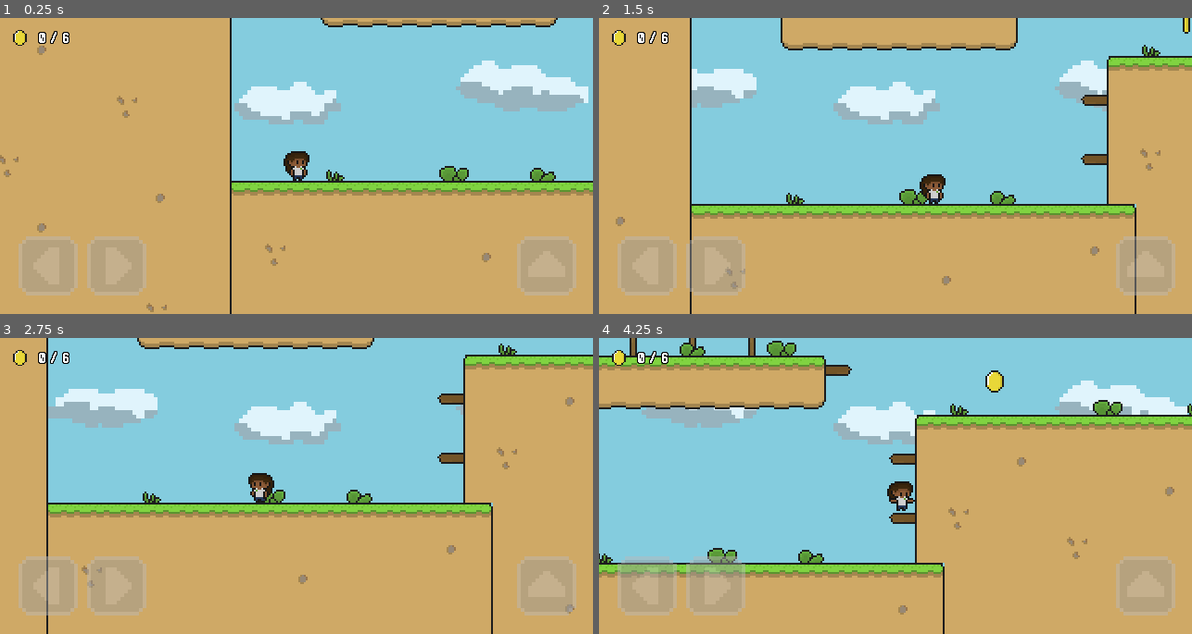
Above: before the commit, frames 1-4 (two rows, left to right).
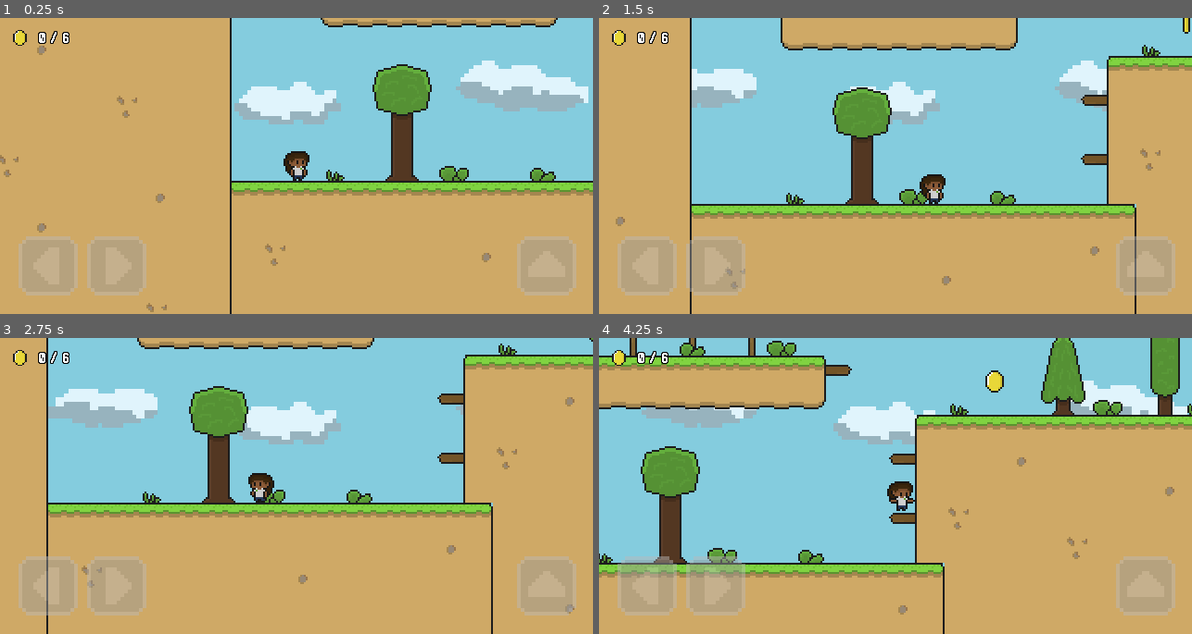
Above: after the commit, the same moments.

Repository: DanilloPitta/MathMinigames
Game: Godot game, scene res://src/Levels/level_2.tscn
Same seed, same stepped clock (60 frames per second), same inputs: the game is played once before the commit and once after it. This scene is started directly instead of the project's main scene.
Inputs (mouse positions are in pixels of both pictures, inside the frame that each line leads up to):
- Up to frame 1 (0.25 s): no input
- Up to frame 2 (1.5 s): move the mouse to (1025, 151) at 0.52 s; hold Right (ui_right) from 0.53 s (still down); click (1025, 151) at 0.67 s; tap W (jump) at 0.77 s; move the mouse to (776, 180) at 1.27 s
- Up to frame 3 (2.75 s): tap W (jump) at 1.52 s; move the mouse to (355, 420) at 2.02 s; release Right (ui_right) at 2.03 s; hold Left (ui_left) from 2.03 s (still down)
- Up to frame 4 (4.25 s): move the mouse to (865, 545) at 2.77 s; release Left (ui_left) at 2.78 s; hold Right (ui_right) from 2.78 s (still down); click (865, 545) at 2.92 s; tap W (jump) at 3.02, 3.77 s; move the mouse to (1073, 530) at 3.52 s

The runs differ from the first frame. In frame 1, 2.3% of the frame differs, in the area x 62-73%, y 15-55%; in frame 2, 2.3%; in frame 3, 2.3%; in frame 4, 4.7%, in the area x 7-98%, y 0-76%.

Commit message:
Adicionar arvores na fase 2

Diff:
--- a/src/Levels/level_2.tscn
+++ b/src/Levels/level_2.tscn
@@ -22,6 +22,9 @@
 [ext_resource type="PackedScene" uid="uid://bbsa8nctv0rmb" path="res://src/Scenes/controls.tscn" id="19_8s6yu"]
 [ext_resource type="PackedScene" uid="uid://q64y8u5hm47q" path="res://src/Scenes/level_door.tscn" id="20_p1rkf"]
 [ext_resource type="PackedScene" uid="uid://ce7uuxjv8vny4" path="res://src/Scenes/key.tscn" id="21_g82mc"]
+[ext_resource type="Texture2D" uid="uid://b4e0y5wawctkw" path="res://src/Assets/Sprites/ScenaryObjects/Vegetation/tree_1.png" id="23_5qyj1"]
+[ext_resource type="Texture2D" uid="uid://bbupnrh1wvr46" path="res://src/Assets/Sprites/ScenaryObjects/Vegetation/tree_3.png" id="24_3771c"]
+[ext_resource type="Texture2D" uid="uid://rmermbg01tn8" path="res://src/Assets/Sprites/ScenaryObjects/Vegetation/tree_2.png" id="25_6o23n"]
 
 [sub_resource type="TileSetAtlasSource" id="TileSetAtlasSource_tobp1"]
 texture = ExtResource("1_5ad2e")
@@ -392,4 +395,46 @@
 [node name="Key" parent="." instance=ExtResource("21_g82mc")]
 position = Vector2(440, -258)
 
+[node name="Trees" type="Node" parent="."]
+
+[node name="Tree1" type="Sprite2D" parent="Trees"]
+z_index = -1
+position = Vector2(92, 112)
+texture = ExtResource("23_5qyj1")
+
+[node name="Tree3" type="Sprite2D" parent="Trees"]
+z_index = -1
+position = Vector2(304, 32)
+texture = ExtResource("24_3771c")
+
+[node name="Tree2" type="Sprite2D" parent="Trees"]
+z_index = -1
+position = Vector2(359, 32)
+texture = ExtResource("25_6o23n")
+
+[node name="Tree4" type="Sprite2D" parent="Trees"]
+z_index = -1
+position = Vector2(501, 32)
+texture = ExtResource("24_3771c")
+
+[node name="Tree5" type="Sprite2D" parent="Trees"]
+z_index = -1
+position = Vector2(530, -160)
+texture = ExtResource("23_5qyj1")
+
+[node name="Tree6" type="Sprite2D" parent="Trees"]
+z_index = -1
+position = Vector2(719, -240)
+texture = ExtResource("25_6o23n")
+
+[node name="Tree7" type="Sprite2D" parent="Trees"]
+z_index = -1
+position = Vector2(285, -272)
+texture = ExtResource("24_3771c")
+
+[node name="Tree8" type="Sprite2D" parent="Trees"]
+z_index = -1
+position = Vector2(519, -352)
+texture = ExtResource("23_5qyj1")
+
 [connection signal="body_entered" from="FallArea" to="FallArea" method="_on_body_entered"]
Not shown: 1 places in src/Levels/level_2.tscn that only renumber resources
